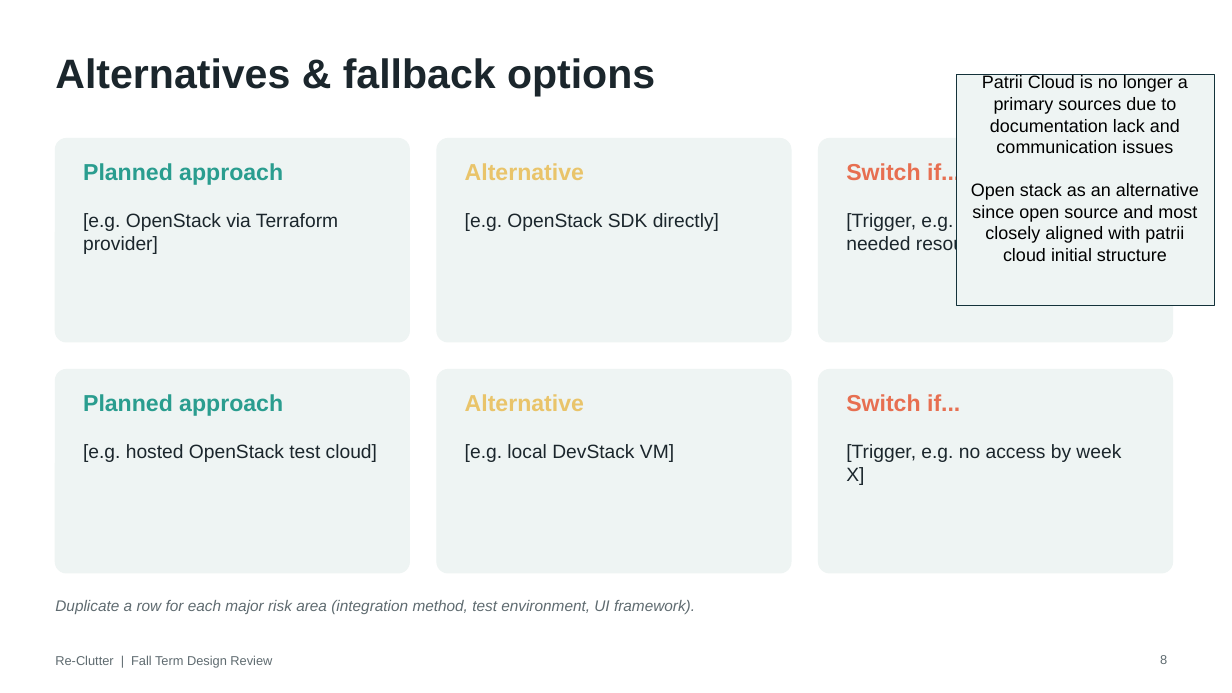
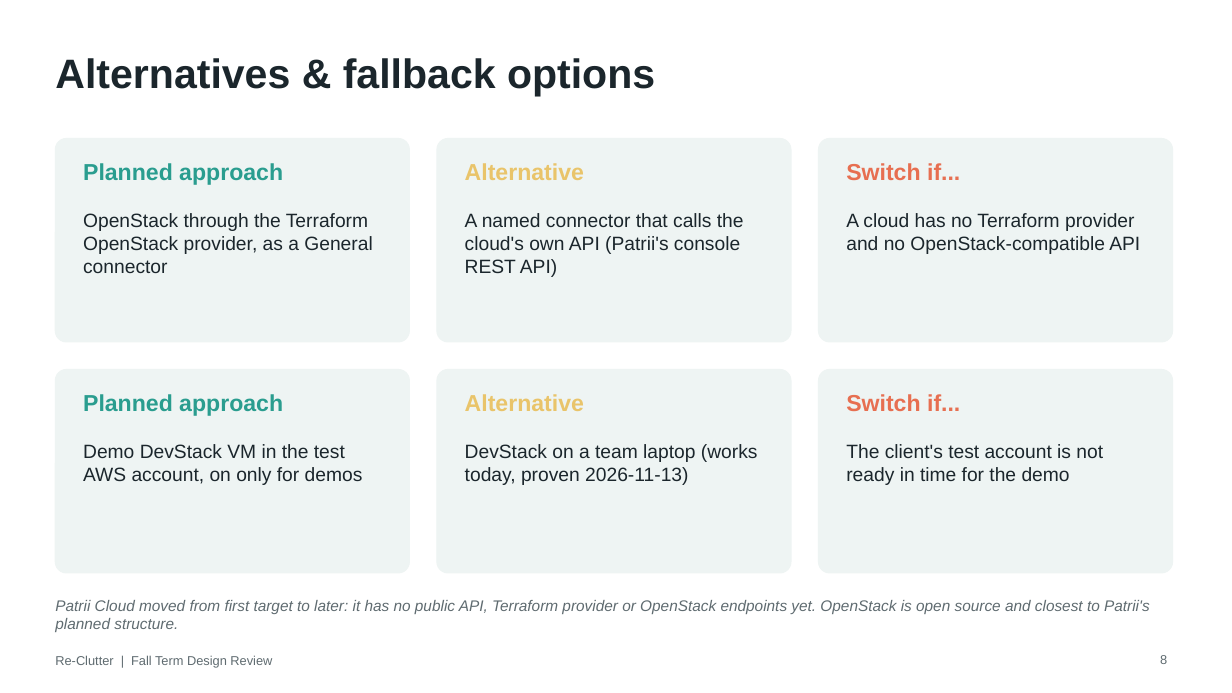
Before and after one commit to Alberta2514640/clutter, a slide deck: slide 8 of deliverables/Re-Clutter_Fall_Design_Review_Software.pptx. Drawn at 1232x693 pixels with LibreOffice and Linux fonts; fonts in the diff are those of the drawing. Boxes give left, top, right and bottom in pixels: in the first picture for what was removed or moved away, otherwise in the second. Text is boxed around its words. In the diff, an @@ line names an element or a change of style, - is before the commit and + after.

```diff
--- a/deliverables/Re-Clutter_Fall_Design_Review_Software.pptx
+++ b/deliverables/Re-Clutter_Fall_Design_Review_Software.pptx
@@ rectangle removed at [957,74,1214,305] @@
-Patrii Cloud is no longer a primary sources due to documentation lack and communication issues
-Open stack as an alternative since open source and most closely aligned with patrii cloud initial structure
@@ text at [83,213,372,273]: text changed @@
-[e.g. OpenStack via Terraform provider]
+OpenStack through the Terraform OpenStack provider, as a General connector
@@ text at [465,213,744,277]: text changed @@
-[e.g. OpenStack SDK directly]
+A named connector that calls the cloud's own API (Patrii's console REST API)
@@ text at [846,213,1140,254]: text changed @@
-[Trigger, e.g. provider lacks a needed resource]
+A cloud has no Terraform provider and no OpenStack-compatible API
@@ text at [83,444,363,485]: text changed @@
-[e.g. hosted OpenStack test cloud]
+Demo DevStack VM in the test AWS account, on only for demos
@@ text at [465,444,758,485]: text changed @@
-[e.g. local DevStack VM]
+DevStack on a team laptop (works today, proven 2026-11-13)
@@ text at [846,444,1103,485]: text changed @@
-[Trigger, e.g. no access by week X]
+The client's test account is not ready in time for the demo
@@ text at [55,600,1150,632]: text changed @@
-Duplicate a row for each major risk area (integration method, test environment, UI framework).
+Patrii Cloud moved from first target to later: it has no public API, Terraform provider or OpenStack endpoints yet. OpenStack is open source and closest to Patrii's planned structure.
```
Also in this commit, not shown: 6 other slides changed.
